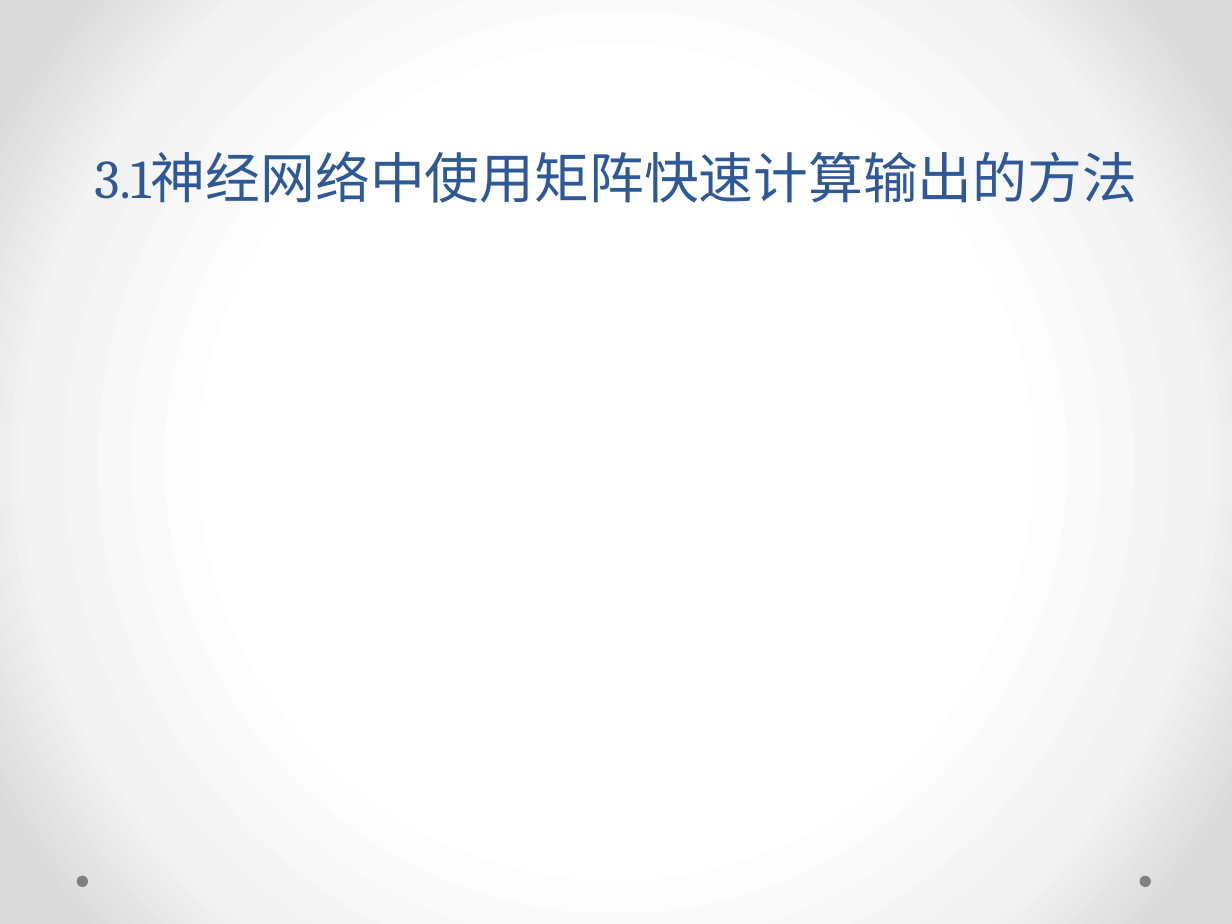
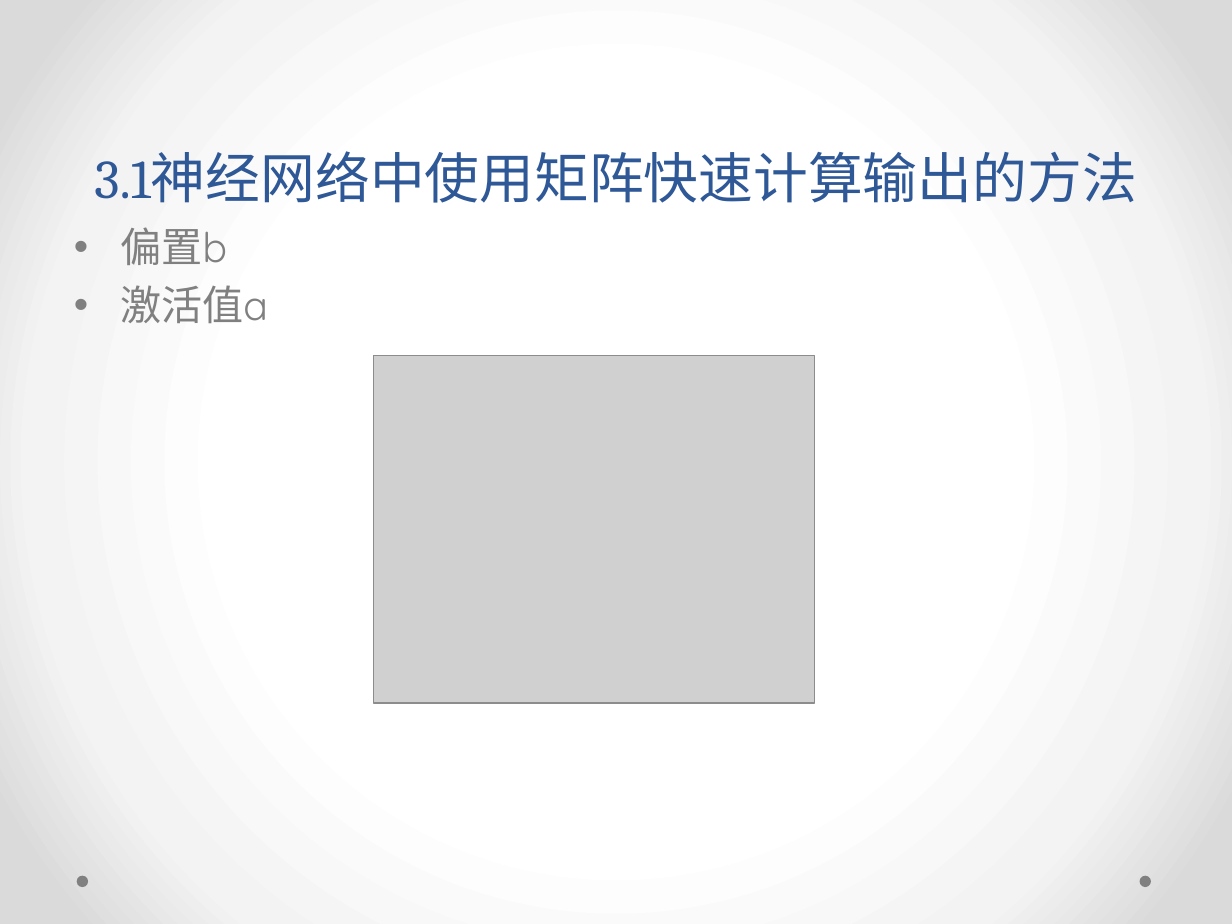
Before and after one commit to yish0000/neuralnetwork, a slide deck: slide 35 of 深度学习数学原理初探.pptx (slide 34 before the commit). Drawn at 1232x924 pixels with LibreOffice and Linux fonts; fonts in the diff are those of the drawing; grey boxes stand for pictures; background and template pictures are left out. Boxes give left, top, right and bottom in pixels: in the first picture for what was removed or moved away, otherwise in the second. Text is boxed around its words. In the diff, an @@ line names an element or a change of style, - is before the commit and + after.

Commit message:
ppt

```diff
--- a/深度学习数学原理初探.pptx
+++ b/深度学习数学原理初探.pptx
@@ text added at [120,227,268,323], 24 pt, text #808080 @@
+• 偏置b
+• 激活值a
@@ picture added at [373,355,814,702] @@
```
Also in this commit, not shown: 2 other slides changed, 24 slides added.
